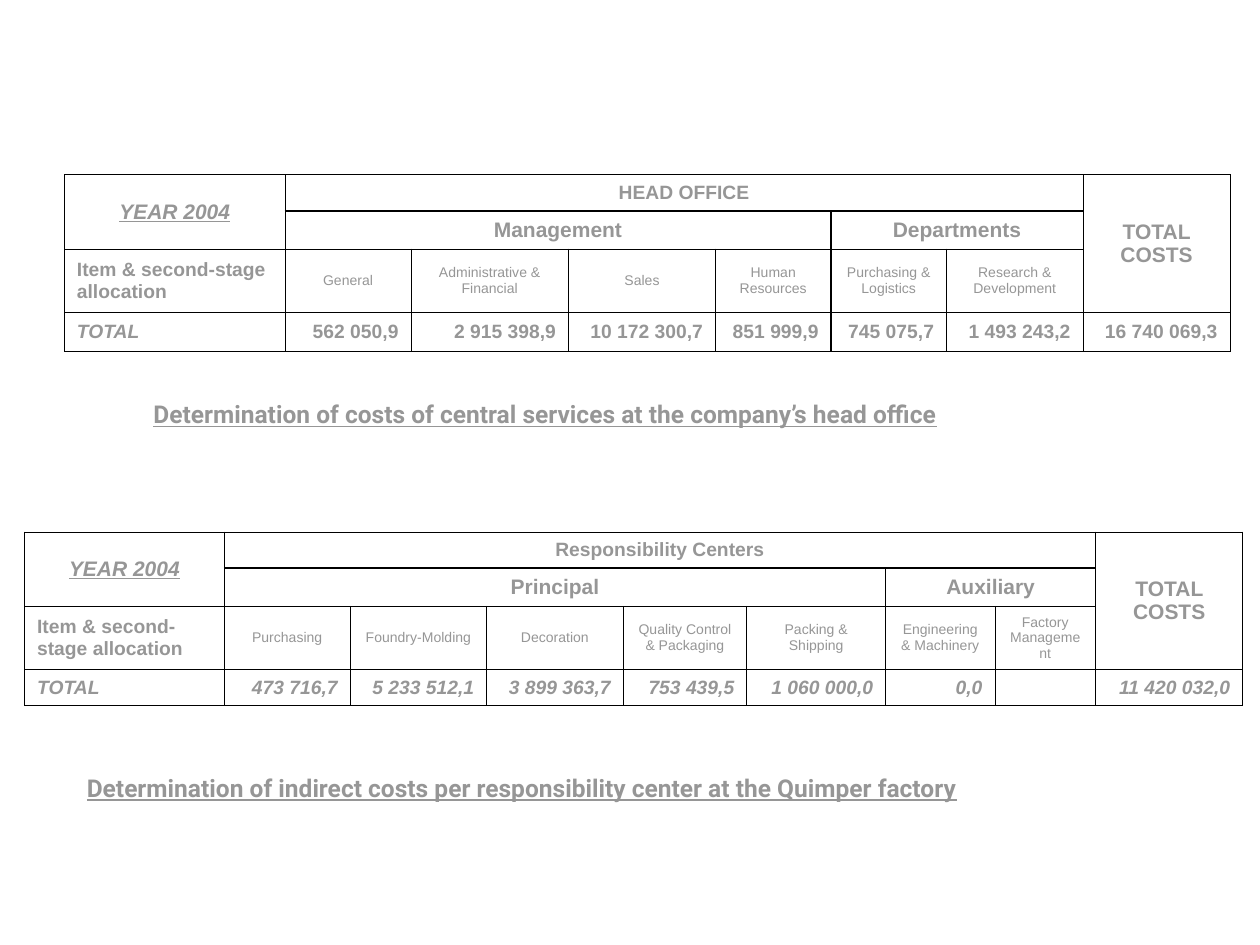
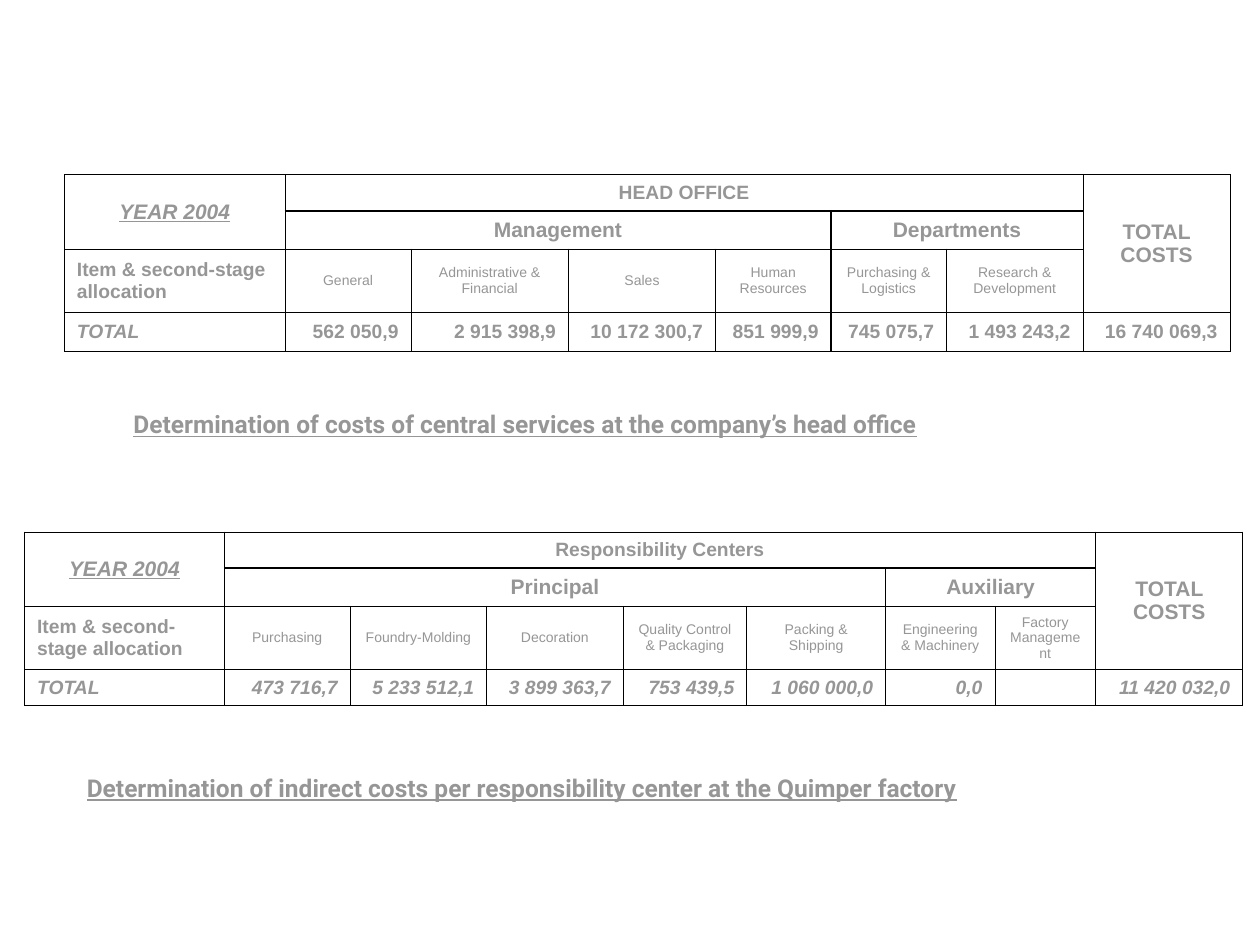
Before and after one commit to pngames/pavillon-noir, a slide deck: slide 2 of .others/tertiaire/tertiaire_finance.ppt. Drawn at 1260x945 pixels with LibreOffice and Linux fonts; fonts in the diff are those of the drawing; background and template pictures are left out. Boxes give left, top, right and bottom in pixels: in the first picture for what was removed or moved away, otherwise in the second. Text is boxed around its words. In the diff, an @@ line names an element or a change of style, - is before the commit and + after.

```diff
--- a/.others/tertiaire/tertiaire_finance.ppt
+++ b/.others/tertiaire/tertiaire_finance.ppt
@@ text "Determination of costs of central ...": place and size @@
-text "Determination of costs of central ..." at (153, 404, 936, 428)
+text "Determination of costs of central ..." at (133, 414, 916, 438)
```
Also in this commit, not shown: 1 other slide changed, 5 slides added, 1 slide removed.
